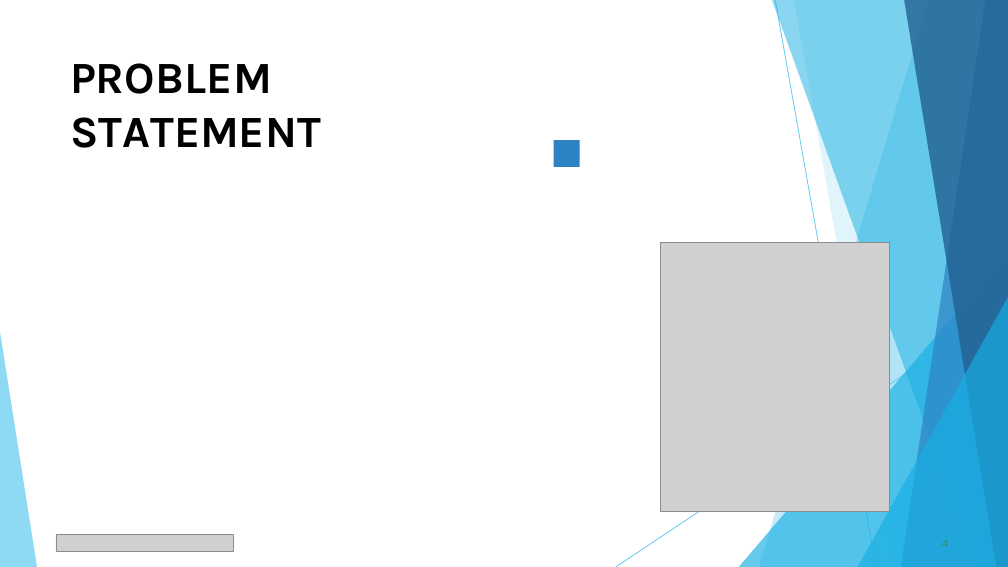
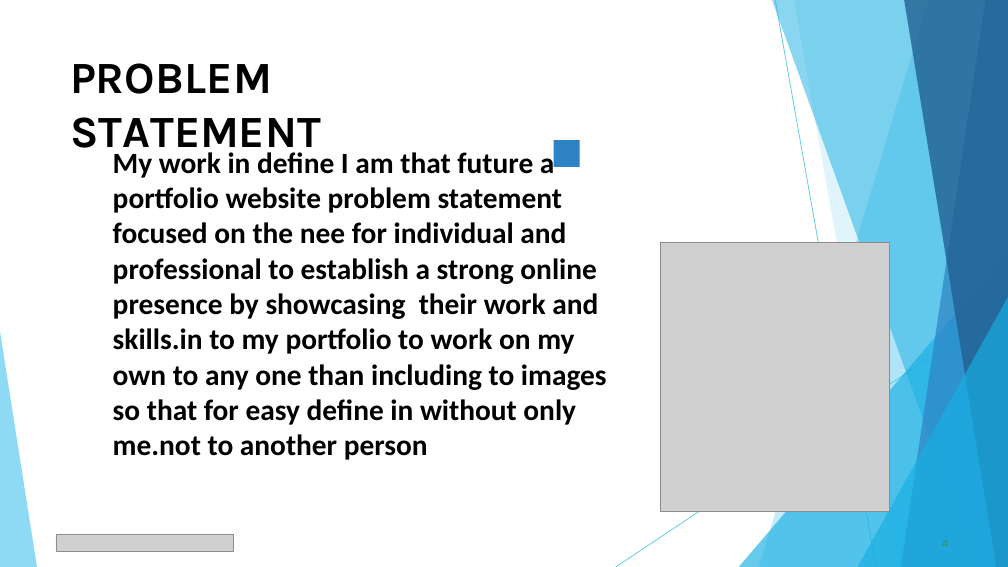
Before and after one commit to reshma225217/TNSDC-FWD-DigitalPortfoli, a slide deck: slide 4 of PPT FWD TNSDC 2025.pptx. Drawn at 1008x567 pixels with LibreOffice and Linux fonts; fonts in the diff are those of the drawing; grey boxes stand for pictures. Boxes give left, top, right and bottom in pixels: in the first picture for what was removed or moved away, otherwise in the second. Text is boxed around its words. In the diff, an @@ line names an element or a change of style, - is before the commit and + after.

```diff
--- a/PPT FWD TNSDC 2025.pptx
+++ b/PPT FWD TNSDC 2025.pptx
@@ text added at bbox=[113, 148, 607, 460], 28 pt, text #000000, bold @@
+My work in define I am that future a portfolio website problem statement focused on the nee for individual and professional to establish a strong online presence by showcasing their work and skills.in to my portfolio to work on my own to any one than including to images so that for easy define in without only me.not to another person
```
Also in this commit, not shown: 8 other slides changed, 1 slide added, 1 slide removed.
